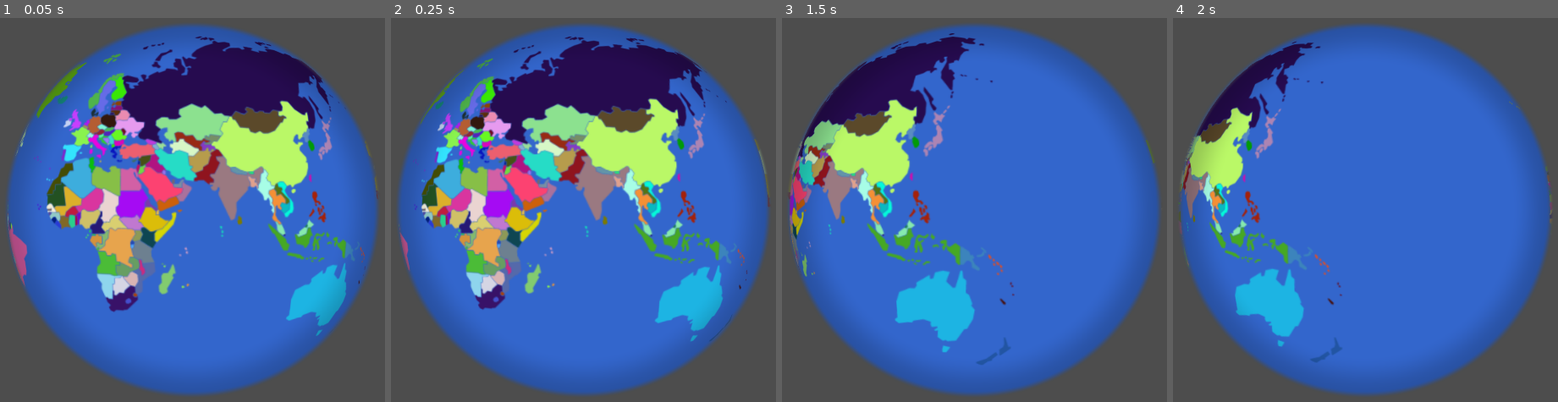
Above: before the commit, frames 1-4 (left to right).
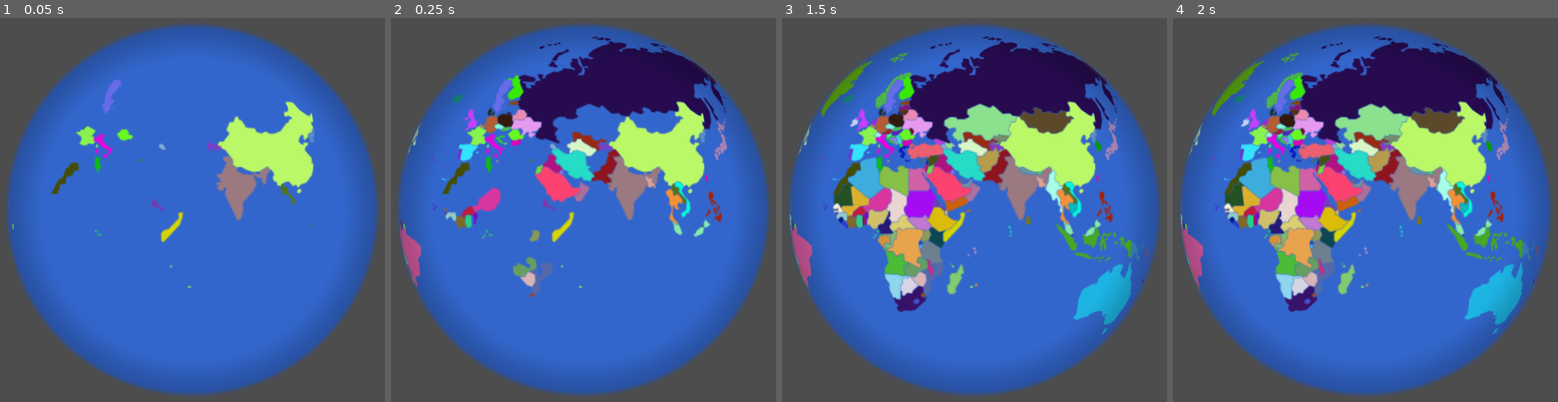
Above: after the commit, the same moments.

Repository: Balatzar/CountryCollector
Game: Godot game, scene res://Scenes/RotatingStaticMap.tscn
Same seed, same stepped clock (60 frames per second), same inputs: the game is played once before the commit and once after it.
Inputs (mouse positions are in pixels of both pictures, inside the frame that each line leads up to):
- Up to frame 1 (0.05 s): no input
- Up to frame 2 (0.25 s): no input
- Up to frame 3 (1.5 s): move the mouse to (1116, 183) at 0.52 s; click (1116, 183) at 0.67 s; move the mouse to (835, 229) at 1.27 s; click (835, 229) at 1.42 s
- Up to frame 4 (2 s): no input

The runs differ from the first frame. In frame 1, 28% of the frame differs, in the area x 1-99%, y 4-83%; in frame 2, 27%; in frame 3, 38%, in the area x 1-97%, y 3-91%; in frame 4, 37%.

Commit message:
Add progress bar

Diff:
--- a/GameState.gd
+++ b/GameState.gd
@@ -3,6 +3,8 @@
 # Signals
 signal countries_loaded()
 signal country_collected(country_id: String)
+signal loading_started(total: int)
+signal country_loading_progress(loaded: int, total: int)
 
 # List of all countries in the game
 var all_countries: Array[String] = []
@@ -12,6 +14,11 @@
 
 # Dictionary mapping country_id to their assigned color
 var country_colors: Dictionary = {}
+
+# Loading state
+var loading_in_progress: bool = false
+var countries_loaded_count: int = 0
+var countries_total_count: int = 0
 
 
 func _ready() -> void:
@@ -68,8 +75,27 @@
 		country_collected.emit(country_id)
 
 
-# Notify that all countries have been loaded
-func notify_countries_loaded() -> void:
+# Start loading countries
+func start_loading(total: int) -> void:
+	print("[GameState] start_loading: ", total)
+	loading_in_progress = true
+	countries_loaded_count = 0
+	countries_total_count = total
+	loading_started.emit(total)
+
+
+# Update loading progress
+func update_loading_progress(loaded: int) -> void:
+	countries_loaded_count = loaded
+	country_loading_progress.emit(loaded, countries_total_count)
+
+
+# Finish loading and notify completion
+func finish_loading() -> void:
+	print("[GameState] finish_loading")
+	loading_in_progress = false
+	countries_loaded_count = 0
+	countries_total_count = 0
 	countries_loaded.emit()
 
 
--- /dev/null
+++ b/Scenes/CountryProgressBar.gd
@@ -0,0 +1,18 @@
+extends Control
+
+@onready var label: Label = $CenterContainer/VBoxContainer/Label
+@onready var progress_bar: ProgressBar = $CenterContainer/VBoxContainer/ProgressBar
+
+func _ready() -> void:
+	# Connect to GameState signals
+	GameState.loading_started.connect(_on_loading_started)
+	GameState.country_loading_progress.connect(_on_loading_progress)
+
+func _on_loading_started(total: int) -> void:
+	progress_bar.max_value = total
+	progress_bar.value = 0
+	label.text = "Loading countries... 0/%d" % total
+
+func _on_loading_progress(loaded: int, total: int) -> void:
+	progress_bar.value = loaded
+	label.text = "Loading countries... %d/%d" % [loaded, total]
--- /dev/null
+++ b/Scenes/CountryProgressBar.tscn
@@ -0,0 +1,22 @@
+[gd_scene load_steps=2 format=3 uid="uid://ftxto3hrxyid"]
+
+[ext_resource type="Script" uid="uid://c5cl6g7w0svwl" path="res://Scenes/country_progress_bar.gd" id="1_43on7"]
+
+[node name="CountryProgressBar" type="Control"]
+layout_mode = 3
+anchors_preset = 15
+anchor_right = 1.0
+anchor_bottom = 1.0
+grow_horizontal = 2
+grow_vertical = 2
+script = ExtResource("1_43on7")
+
+[node name="Label" type="Label" parent="."]
+layout_mode = 0
+offset_right = 40.0
+offset_bottom = 23.0
+
+[node name="ProgressBar" type="ProgressBar" parent="."]
+layout_mode = 0
+offset_right = 4.0
+offset_bottom = 27.0
--- /dev/null
+++ b/Scenes/GlobeAndDartWithProgress.gd
@@ -0,0 +1,17 @@
+extends Node2D
+
+@onready var progress_bar: Control = $CountryProgressBar
+@onready var globe_with_dart: Node2D = $GlobeWithDart
+
+func _ready() -> void:
+	# Initially hide the globe and show the progress bar
+	globe_with_dart.visible = false
+	progress_bar.visible = true
+
+	# Connect to GameState signal for when loading completes
+	GameState.countries_loaded.connect(_on_countries_loaded)
+
+func _on_countries_loaded() -> void:
+	# Hide progress bar and show the game
+	progress_bar.visible = false
+	globe_with_dart.visible = true
--- /dev/null
+++ b/Scenes/GlobeAndDartWithProgress.tscn
@@ -0,0 +1,12 @@
+[gd_scene load_steps=4 format=3 uid="uid://vpm14equhjq1"]
+
+[ext_resource type="PackedScene" uid="uid://ftxto3hrxyid" path="res://Scenes/CountryProgressBar.tscn" id="1_bk6rr"]
+[ext_resource type="Script" uid="uid://d38j6ru23dce8" path="res://Scenes/globe_and_dart_with_progress.gd" id="1_o2ylp"]
+[ext_resource type="PackedScene" uid="uid://38db2sx7uvuv" path="res://Scenes/GlobeWithDart.tscn" id="2_o2ylp"]
+
+[node name="GlobeAndDartWithProgress" type="Node2D"]
+script = ExtResource("1_o2ylp")
+
+[node name="GlobeWithDart" parent="." instance=ExtResource("2_o2ylp")]
+
+[node name="CountryProgressBar" parent="." instance=ExtResource("1_bk6rr")]
--- /dev/null
+++ b/Scenes/country_progress_bar.gd
@@ -0,0 +1,56 @@
+extends Control
+
+@onready var label: Label = $Label
+@onready var progress_bar: ProgressBar = $ProgressBar
+
+func _ready() -> void:
+	print("[CountryProgressBar] Ready")
+
+	# Set up UI layout
+	label.horizontal_alignment = HORIZONTAL_ALIGNMENT_CENTER
+	label.vertical_alignment = VERTICAL_ALIGNMENT_CENTER
+	progress_bar.custom_minimum_size = Vector2(400, 30)
+
+	# Connect to GameState signals
+	GameState.loading_started.connect(_on_loading_started)
+	GameState.country_loading_progress.connect(_on_loading_progress)
+
+	# Use anchors to center elements
+	_setup_centering()
+
+func _setup_centering() -> void:
+	# Center label
+	label.anchor_left = 0.5
+	label.anchor_right = 0.5
+	label.anchor_top = 0.5
+	label.anchor_bottom = 0.5
+	label.offset_left = -200
+	label.offset_right = 200
+	label.offset_top = -60
+	label.offset_bottom = -30
+	label.grow_horizontal = GROW_DIRECTION_BOTH
+	label.grow_vertical = GROW_DIRECTION_BOTH
+
+	# Center progress bar
+	progress_bar.anchor_left = 0.5
+	progress_bar.anchor_right = 0.5
+	progress_bar.anchor_top = 0.5
+	progress_bar.anchor_bottom = 0.5
+	progress_bar.offset_left = -200
+	progress_bar.offset_right = 200
+	progress_bar.offset_top = -15
+	progress_bar.offset_bottom = 15
+	progress_bar.grow_horizontal = GROW_DIRECTION_BOTH
+	progress_bar.grow_vertical = GROW_DIRECTION_BOTH
+
+func _on_loading_started(total: int) -> void:
+	print("[CountryProgressBar] Loading started: ", total)
+	progress_bar.max_value = 100
+	progress_bar.value = 0
+	label.text = "Loading countries... 0/%d" % total
+
+func _on_loading_progress(loaded: int, total: int) -> void:
+	var percentage = int((float(loaded) / float(total)) * 100.0)
+	print("[CountryProgressBar] Progress: %d/%d (%d%%)" % [loaded, total, percentage])
+	progress_bar.value = percentage
+	label.text = "Loading countries... %d/%d" % [loaded, total]
--- /dev/null
+++ b/Scenes/globe_and_dart_with_progress.gd
@@ -0,0 +1,47 @@
+extends Node2D
+
+@onready var progress_bar: Control = $CountryProgressBar
+@onready var globe_with_dart: Node2D = $GlobeWithDart
+
+var canvas_layer: CanvasLayer
+
+func _ready() -> void:
+	print("[GlobeAndDartWithProgress] Starting")
+
+	# Move progress bar to a CanvasLayer so it renders on top
+	canvas_layer = CanvasLayer.new()
+	add_child(canvas_layer)
+	progress_bar.reparent(canvas_layer)
+
+	# Initially hide the globe and show the progress bar
+	globe_with_dart.visible = false
+	progress_bar.visible = true
+
+	print("[GlobeAndDartWithProgress] Globe hidden, progress visible")
+
+	# Connect to GameState signal for when loading completes
+	GameState.countries_loaded.connect(_on_countries_loaded)
+
+func _on_countries_loaded() -> void:
+	print("[GlobeAndDartWithProgress] Countries loaded")
+
+	# Wait a few frames to ensure all sprites are fully ready
+	await get_tree().process_frame
+	await get_tree().process_frame
+	await get_tree().process_frame
+
+	# Start the rotating map (this will copy sprites and begin rotation)
+	var rotating_map = globe_with_dart.get_node("RotatingStaticMap")
+	if rotating_map and rotating_map.has_method("start_rotation"):
+		rotating_map.start_rotation()
+
+	# Hide progress bar and show the game
+	progress_bar.visible = false
+	globe_with_dart.visible = true
+
+	print("[GlobeAndDartWithProgress] Globe visible, rotation started")
+
+	# Clean up canvas layer after a brief delay
+	await get_tree().create_timer(0.1).timeout
+	if canvas_layer:
+		canvas_layer.queue_free()
--- a/Scenes/rotating_static_map.gd
+++ b/Scenes/rotating_static_map.gd
@@ -14,6 +14,7 @@
 var map_width: float = 1024.0  # Width of the PNG images
 var map_copy: Node2D = null
 var copies_created: bool = false
+var is_paused: bool = true  # Start paused until loading is complete
 
 func _ready() -> void:
 	# Scale the map to fit better in the globe (maps are 1024x512)
@@ -32,13 +33,12 @@
 	# Set the viewport texture on the globe display
 	globe_display.texture = sub_viewport.get_texture()
 
-	# Wait for StaticClickableMap to load its sprites and GameState to register countries
-	if GameState.all_countries.is_empty():
-		await GameState.countries_loaded
-	else:
-		await get_tree().process_frame
-
-	_create_map_copy()
+func start_rotation() -> void:
+	"""Called externally when loading is complete and it's safe to copy sprites"""
+	if not copies_created:
+		_create_map_copy()
+	is_paused = false
+	print("[RotatingMap] Rotation started")
 
 func _create_map_copy() -> void:
 	if copies_created:
@@ -74,6 +74,10 @@
 	copies_created = true
 
 func _process(delta: float) -> void:
+	# Don't update if paused
+	if is_paused:
+		return
+
 	# Update scroll offset (in unscaled space)
 	scroll_offset += scroll_speed * delta
 
--- a/Scenes/static_clickable_map.gd
+++ b/Scenes/static_clickable_map.gd
@@ -62,12 +62,27 @@
 
 	print("[StaticMap] Found ", country_list.size(), " countries")
 
+	# Start loading and notify GameState
+	var total = country_list.size()
+	GameState.start_loading(total)
+
+	# Load countries in batches to show progress
+	var i := 0
 	for country_id in country_list:
 		_create_country_sprite(country_id)
+		i += 1
+
+		# Update progress
+		GameState.update_loading_progress(i)
+
+		# Yield every 5 countries to update UI
+		if i % 5 == 0:
+			await get_tree().process_frame
 
 	print("[StaticMap] Created ", get_child_count(), " sprites")
+
 	# Notify that all countries have been loaded
-	GameState.notify_countries_loaded()
+	GameState.finish_loading()
 
 func _create_country_sprite(country_id: String):
 	var alpha_path = ASSETS_DIR + country_id + ".png"
Not shown, changed: .claude/settings.local.json
Not shown, added: Scenes/CountryProgressBar.gd.uid
Not shown, added: Scenes/GlobeAndDartWithProgress.gd.uid
Not shown, added: Scenes/country_progress_bar.gd.uid
Not shown, added: Scenes/globe_and_dart_with_progress.gd.uid
Not shown, changed: CLAUDE.md
